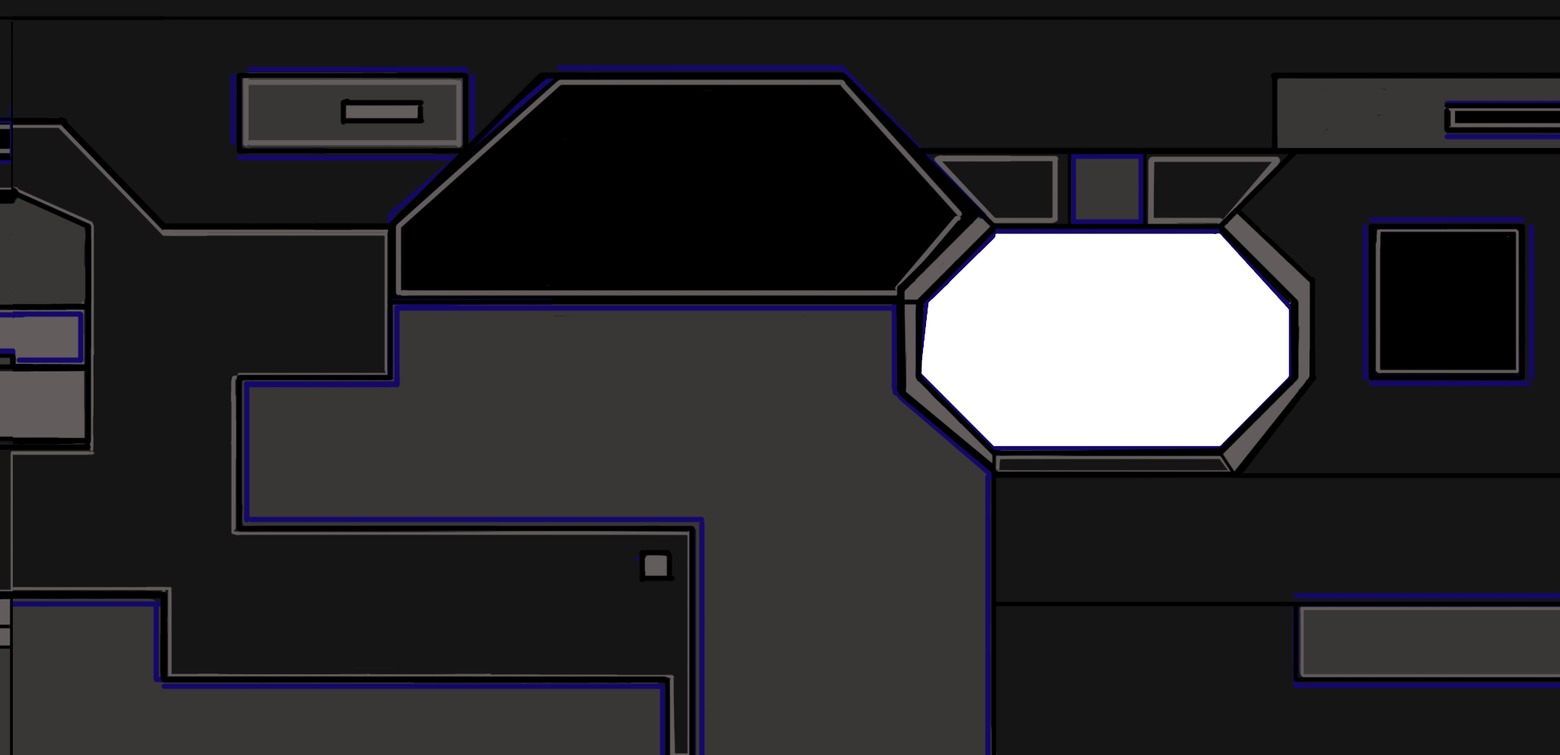
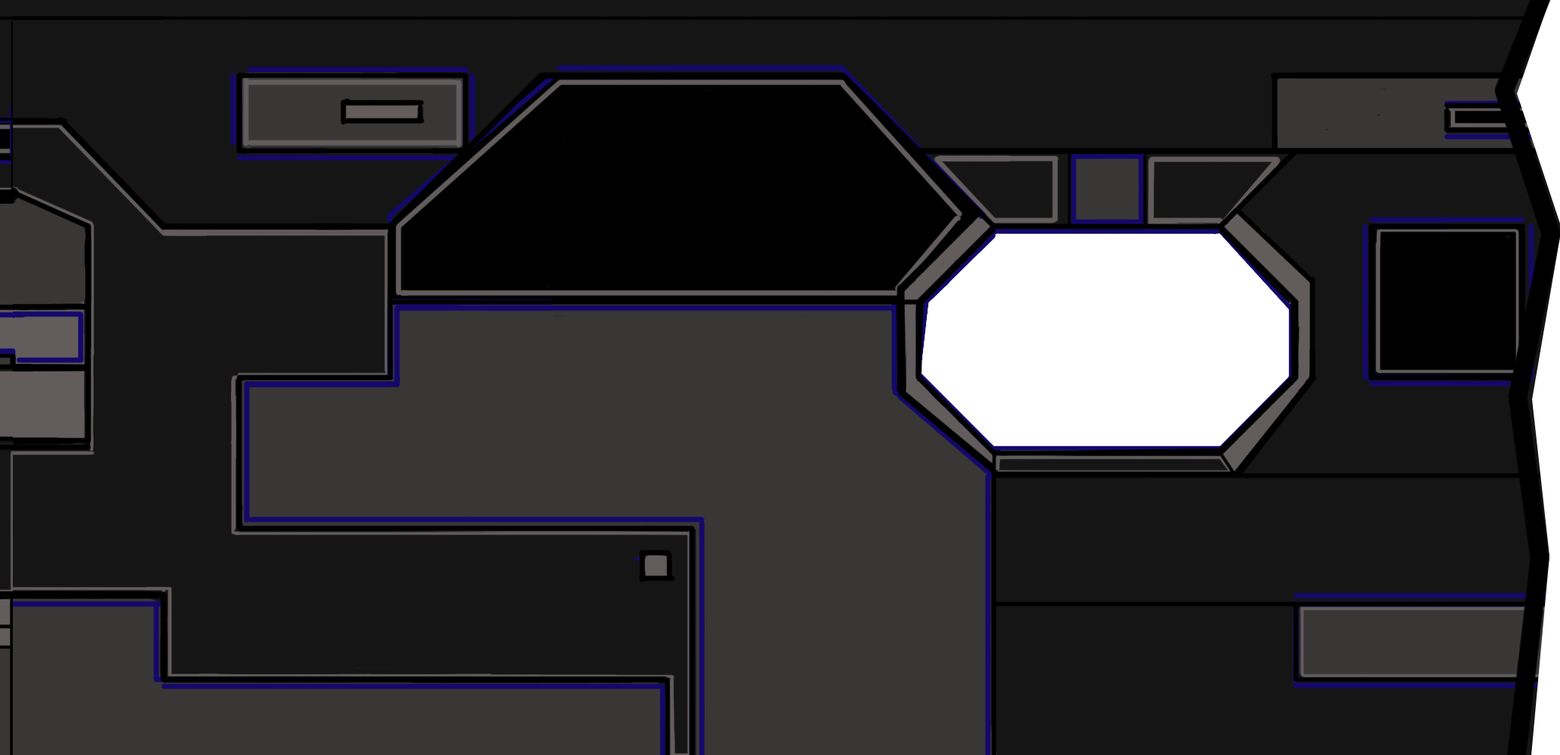
Two versions of the same layered image (1560 × 755). Layer-by-layer changes:
removed layer "Layer 2" over [1494, 0, 1560, 755]
painted on "Layer 1" over [1494, 0, 1560, 755]
removed layer "Layer 0" over [1494, 0, 1560, 755]
